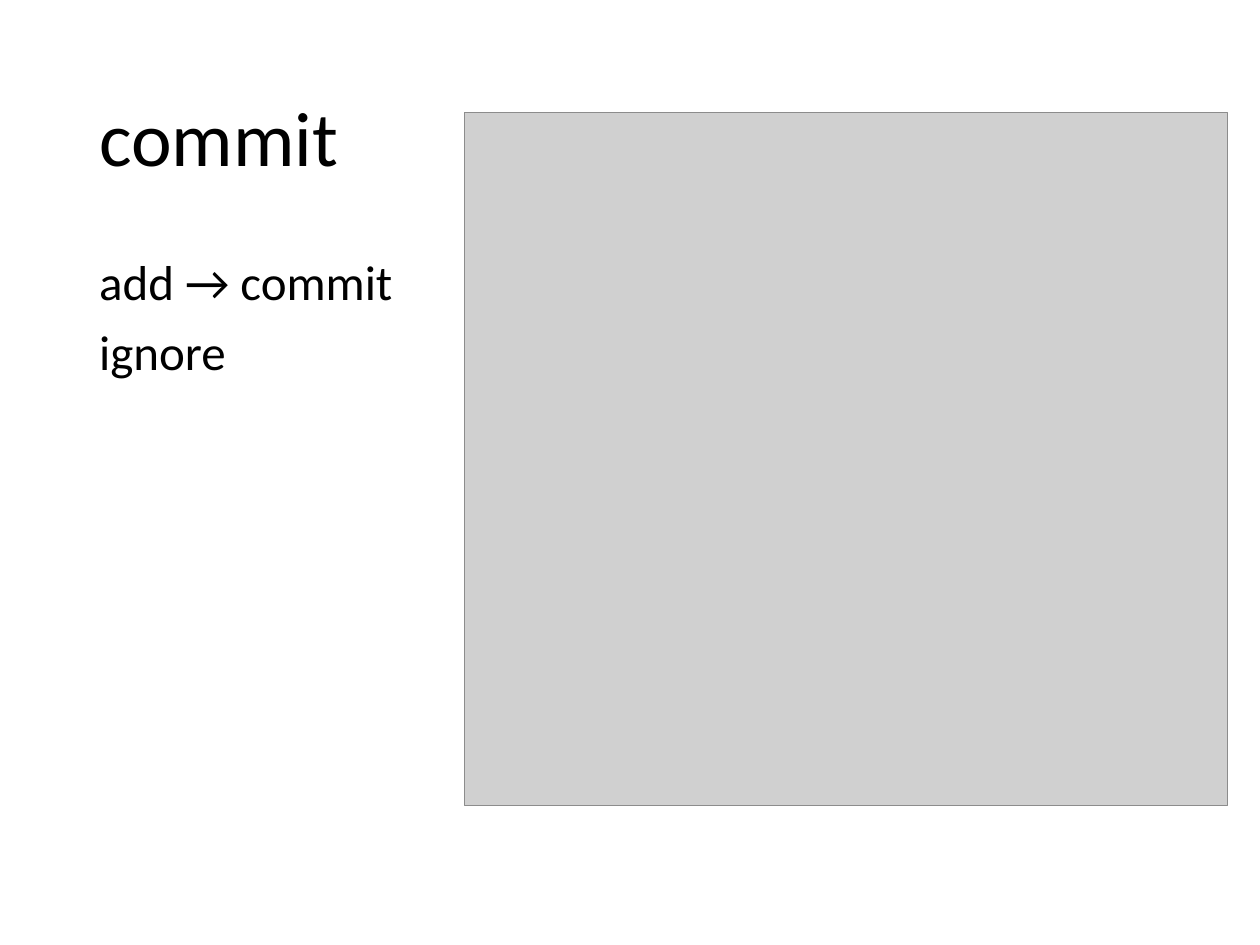
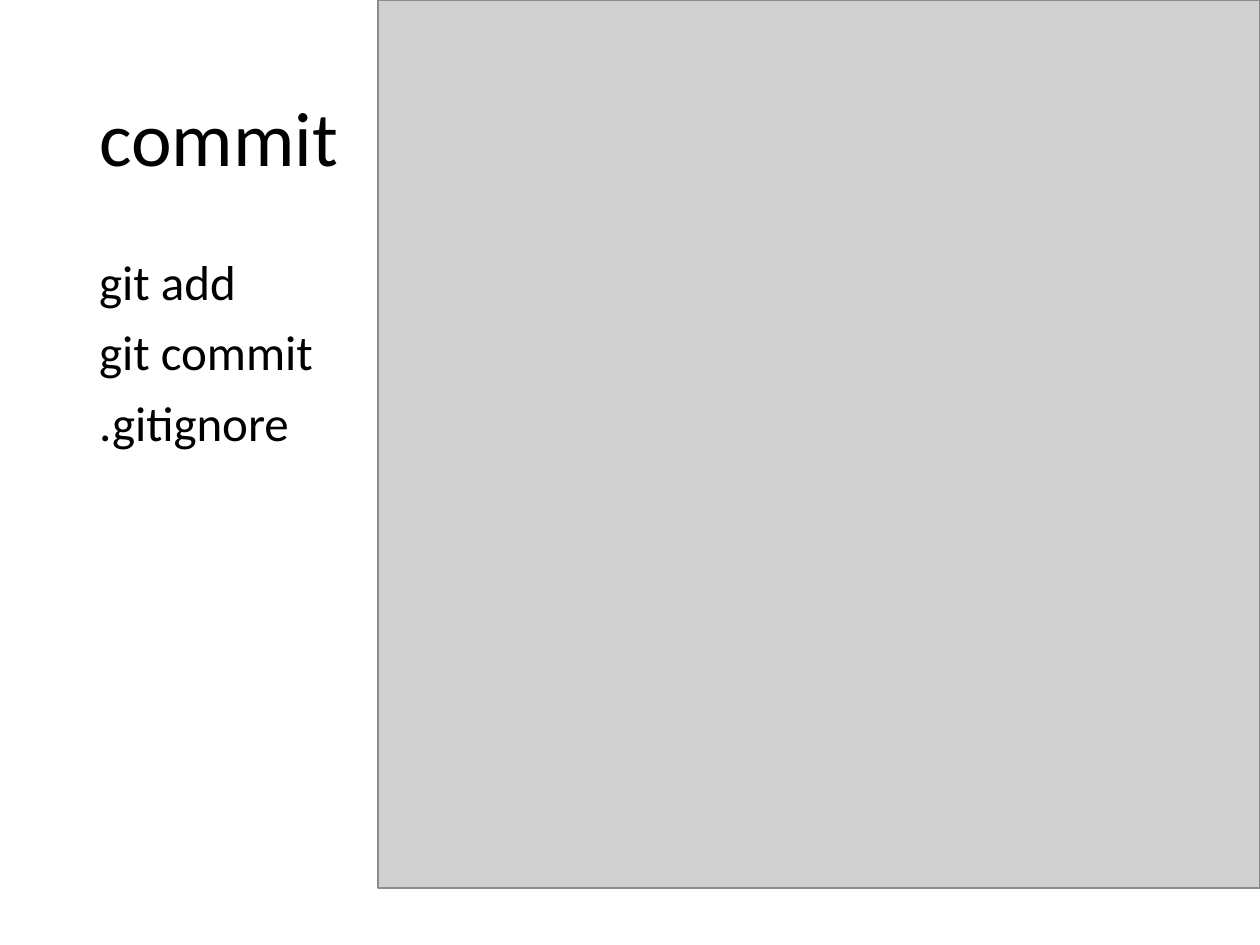
Before and after one commit to chokayes/internship-2015, a slide deck: slide 3 of Git/git.pptx. Drawn at 1260x945 pixels with LibreOffice and Linux fonts; fonts in the diff are those of the drawing; grey boxes stand for pictures. Boxes give left, top, right and bottom in pixels: in the first picture for what was removed or moved away, otherwise in the second. Text is boxed around its words. In the diff, an @@ line names an element or a change of style, - is before the commit and + after.

Commit message:
git slides

```diff
--- a/Git/git.pptx
+++ b/Git/git.pptx
@@ picture: place and size @@
-picture at [465,112,1228,805]
+picture at [378,0,1260,888]
@@ text at [99,266,313,450]: text changed @@
-add → commit
-ignore
+git add
+git commit
+.gitignore
```
Also in this commit, not shown: 2 other slides changed.
